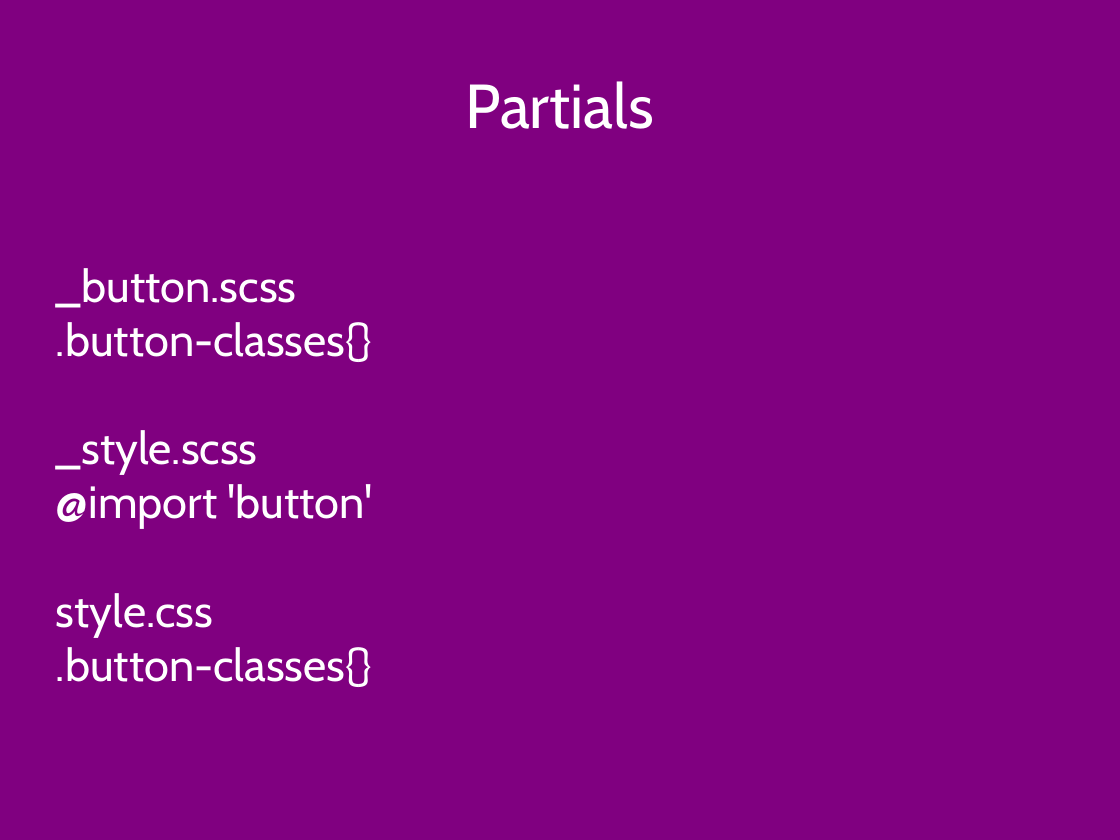
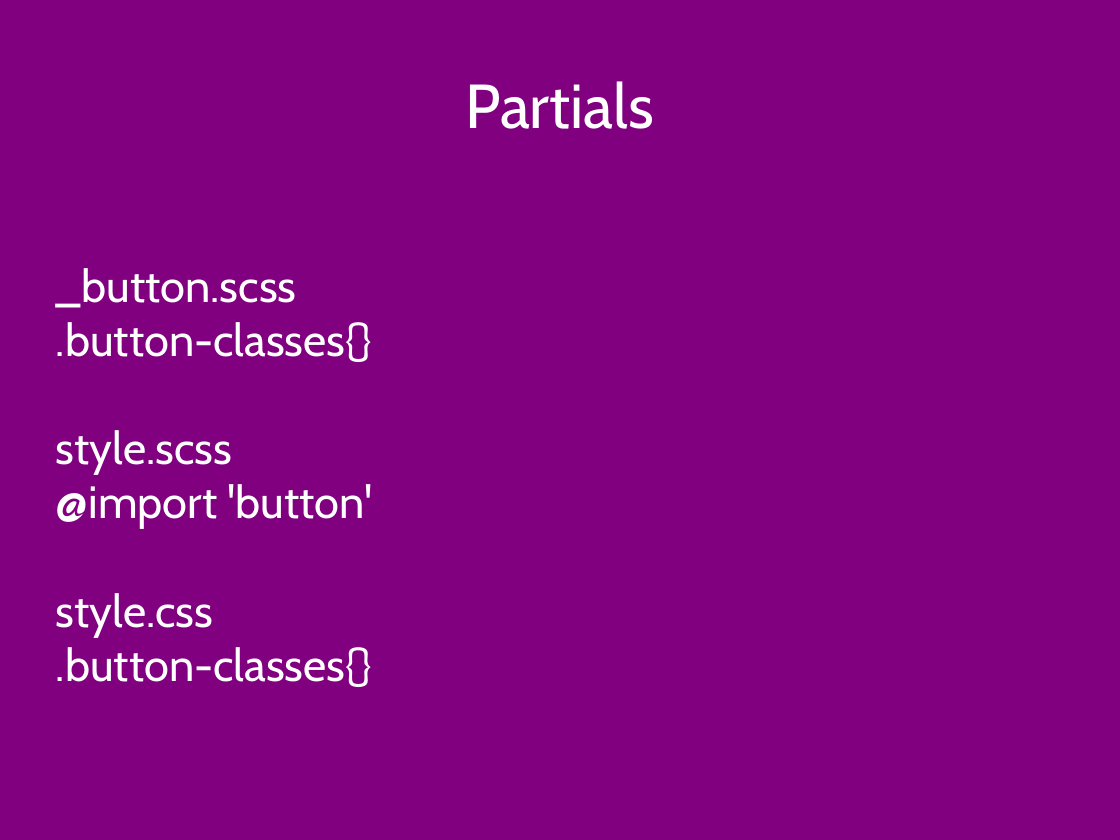
Before and after one commit to mkivikoski/UI-Development-for-Engineers, a slide deck: slide 19 of Powerpoint/sass.odp. Drawn at 1120x840 pixels with LibreOffice and Linux fonts; fonts in the diff are those of the drawing. Boxes give left, top, right and bottom in pixels: in the first picture for what was removed or moved away, otherwise in the second. Text is boxed around its words. In the diff, an @@ line names an element or a change of style, - is before the commit and + after.

Commit message:
powerpoint files updated

```diff
--- a/Powerpoint/sass.odp
+++ b/Powerpoint/sass.odp
@@ subtitle at (56,430,232,475): text changed @@
-_style.scss
+style.scss
```
Also in this commit, not shown: 1 slide added, 5 other files.
